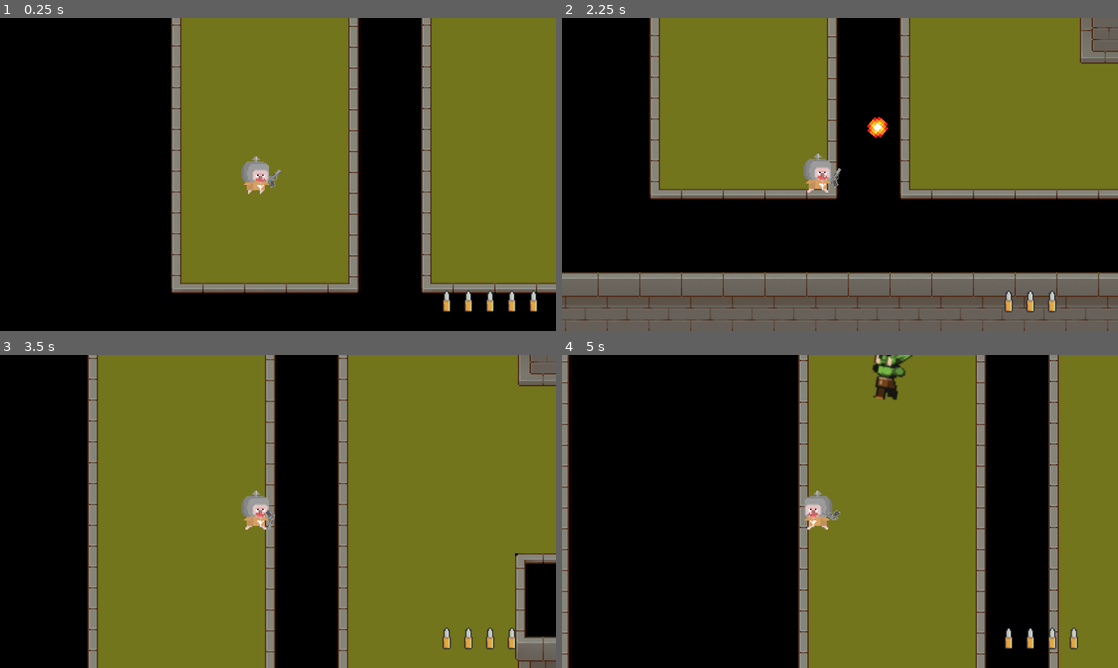
Above: before the commit, frames 1-4 (two rows, left to right).
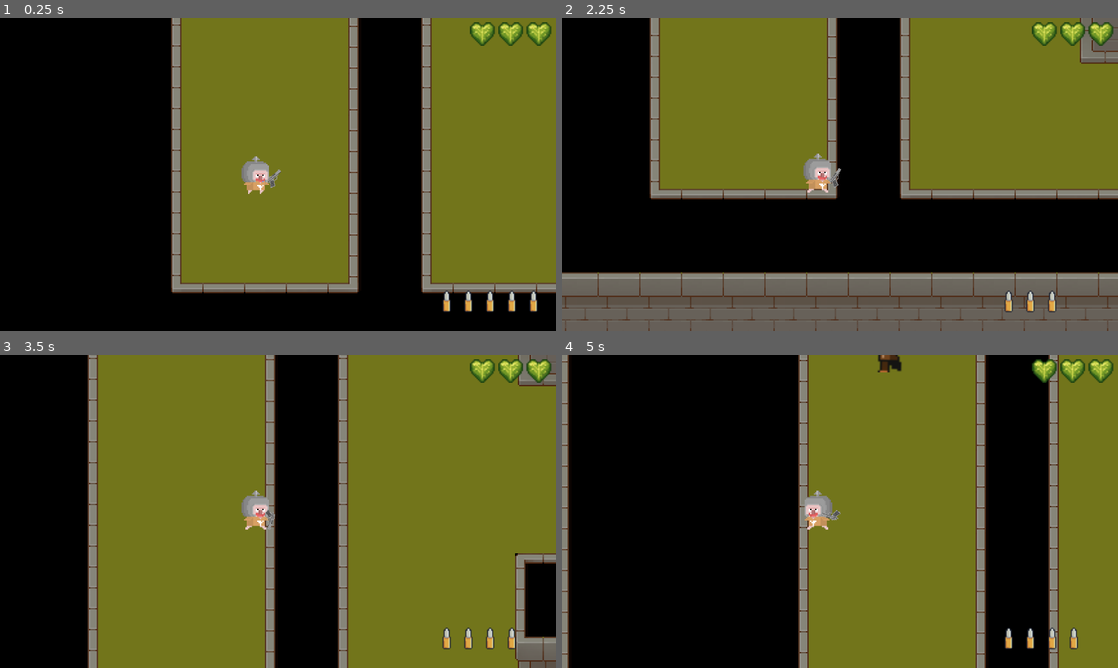
Above: after the commit, the same moments.

Repository: NataDkoko/PROJECT-KALKULUS
Game: Godot game, scene res://main.tscn
Same seed, same stepped clock (60 frames per second), same inputs: the game is played once before the commit and once after it.
Inputs (mouse positions are in pixels of both pictures, inside the frame that each line leads up to):
- Up to frame 1 (0.25 s): no input
- Up to frame 2 (2.25 s): move the mouse to (962, 158) at 0.52 s; hold Right (move_right) 0.53-1.28 s; click (962, 158) at 0.67 s; move the mouse to (728, 190) at 1.27 s; hold Down (move_down) 1.28-2.03 s; click (728, 190) at 1.42 s; tap Enter at 2 s; move the mouse to (895, 105) at 2.02 s; hold Right (move_right) from 2.03 s (still down); click (895, 105) at 2.17 s
- Up to frame 3 (3.5 s): move the mouse to (250, 574) at 2.77 s; release Right (move_right) at 2.78 s; hold Up (move_up) from 2.78 s (still down); click (250, 574) at 2.92 s
- Up to frame 4 (5 s): move the mouse to (1006, 558) at 3.52 s; release Up (move_up) at 3.53 s; hold Left (move_left) from 3.53 s (still down); click (1006, 558) at 3.67 s; move the mouse to (673, 464) at 4.27 s; click (673, 464) at 4.42 s

The runs differ from the first frame. In frame 1, 0.7% of the frame differs, in the area x 84-100%, y 1-9%; in frame 2, 0.9%; in frame 3, 0.7%; in frame 4, 1.4%, in the area x 55-100%, y 0-15%.

Commit message:
menambahkan ui darah, dan mekanik damage

Diff:
--- /dev/null
+++ b/hati_ui.gd
@@ -0,0 +1,20 @@
+extends Control
+
+var is_empty: bool = false
+@onready var sprite = $AnimatedSprite2D
+
+func _ready():
+	sprite.stop()
+	sprite.frame = 0
+	# Hubungkan signal agar kita tahu kapan animasi selesai
+	sprite.animation_finished.connect(_on_animation_finished)
+
+func mainkan_animasi_kena_hit():
+	if is_empty: return
+	is_empty = true
+	sprite.play("hit_anim")
+
+func _on_animation_finished():
+	# Jika animasi 'hit_anim' selesai, sembunyikan seluruh node hati ini
+	if sprite.animation == "hit_anim":
+		visible = false
--- /dev/null
+++ b/hati_ui.tscn
@@ -0,0 +1,48 @@
+[gd_scene format=3 uid="uid://dsk3gnkohnmx"]
+
+[ext_resource type="Texture2D" uid="uid://x0e1vv3m1tsx" path="res://asset/healt/Leaf Heart.png" id="1_djdnr"]
+[ext_resource type="Script" uid="uid://cee63me6ac7rg" path="res://hati_ui.gd" id="1_rk2y7"]
+
+[sub_resource type="AtlasTexture" id="AtlasTexture_djdnr"]
+atlas = ExtResource("1_djdnr")
+region = Rect2(0, 0, 20, 18)
+
+[sub_resource type="AtlasTexture" id="AtlasTexture_rk2y7"]
+atlas = ExtResource("1_djdnr")
+region = Rect2(20, 0, 20, 18)
+
+[sub_resource type="AtlasTexture" id="AtlasTexture_xls0f"]
+atlas = ExtResource("1_djdnr")
+region = Rect2(40, 0, 20, 18)
+
+[sub_resource type="SpriteFrames" id="SpriteFrames_rk2y7"]
+resource_name = "hit_anim"
+animations = [{
+"frames": [{
+"duration": 1.0,
+"texture": SubResource("AtlasTexture_djdnr")
+}, {
+"duration": 1.0,
+"texture": SubResource("AtlasTexture_rk2y7")
+}, {
+"duration": 1.0,
+"texture": SubResource("AtlasTexture_xls0f")
+}],
+"loop": false,
+"name": &"hit_anim",
+"speed": 5.0
+}]
+
+[node name="HatiUI" type="Control" unique_id=1776569186]
+custom_minimum_size = Vector2(40, 40)
+layout_mode = 3
+anchors_preset = 0
+offset_right = 40.0
+offset_bottom = 40.0
+script = ExtResource("1_rk2y7")
+
+[node name="AnimatedSprite2D" type="AnimatedSprite2D" parent="." unique_id=630601852]
+scale = Vector2(3, 3)
+sprite_frames = SubResource("SpriteFrames_rk2y7")
+animation = &"hit_anim"
+frame_progress = 0.62939185
--- a/main.tscn
+++ b/main.tscn
@@ -5,6 +5,7 @@
 [ext_resource type="PackedScene" uid="uid://dc5n0rbnx5as5" path="res://player.tscn" id="2_0xm2m"]
 [ext_resource type="AudioStream" uid="uid://ky8p6pnhu4vn" path="res://asset/music/Jeremy Blake - Powerup!.mp3" id="4_1bvp3"]
 [ext_resource type="Texture2D" uid="uid://bqexjkf4gybsl" path="res://asset/peluru/Snipe1.png" id="5_lquwl"]
+[ext_resource type="PackedScene" uid="uid://dsk3gnkohnmx" path="res://hati_ui.tscn" id="6_7mycd"]
 
 [sub_resource type="NavigationPolygon" id="NavigationPolygon_h2yge"]
 vertices = PackedVector2Array(209.35156, 643.46875, 214.59375, 501.04688, 273.53906, 507.17188, 287.71094, 583.09375, 4 …(1972 unchanged characters)…
@@ -117,3 +118,23 @@
 layout_mode = 2
 texture = ExtResource("5_lquwl")
 stretch_mode = 4
+
+[node name="WadahHati" type="HBoxContainer" parent="UI" unique_id=1717890321]
+anchors_preset = 1
+anchor_left = 1.0
+anchor_right = 1.0
+offset_left = -168.0
+offset_top = 37.0
+offset_right = 2.0
+offset_bottom = 77.0
+grow_horizontal = 0
+theme_override_constants/separation = 25
+
+[node name="HatiUI" parent="UI/WadahHati" unique_id=1776569186 instance=ExtResource("6_7mycd")]
+layout_mode = 2
+
+[node name="HatiUI2" parent="UI/WadahHati" unique_id=544234728 instance=ExtResource("6_7mycd")]
+layout_mode = 2
+
+[node name="HatiUI3" parent="UI/WadahHati" unique_id=346168860 instance=ExtResource("6_7mycd")]
+layout_mode = 2
--- a/musuh.gd
+++ b/musuh.gd
@@ -10,6 +10,8 @@
 var agent: NavigationAgent2D
 var can_see_player: bool = false
 var is_dead: bool = false # Status apakah musuh masih hidup
+var damage_ke_player: int = 1
+var waktu_tunggu_serang: float = 0.0
 
 @onready var sprite: AnimatedSprite2D = $AnimatedSprite2D
 
@@ -49,6 +51,17 @@
 
 		move_and_slide()
 		update_animation()
+	if waktu_tunggu_serang > 0:
+		waktu_tunggu_serang -= delta # Kurangi waktu tunggu tiap detik
+	else:
+		# Pastikan node Hitbox ada agar tidak error
+		if has_node("Hitbox"):
+			var target_di_hitbox = $Hitbox.get_overlapping_bodies()
+			for target in target_di_hitbox:
+				if target.is_in_group("player"):
+					if target.has_method("terima_damage"):
+						target.terima_damage(damage_ke_player)
+						waktu_tunggu_serang = 1.0 # Gigit lagi setelah 1 detik
 
 func check_visibility():
 	var dist = global_position.distance_to(player.global_position)
@@ -111,3 +124,11 @@
 		sprite.flip_h = velocity.x < 0
 
 	sprite.speed_scale = clamp(speed_now / speed, 0.5, 1.5)
+
+
+func _on_hitbox_body_entered(body: Node2D) -> void:
+	pass # Replace with function body.
+
+
+func _on_hitbox_body_exited(body: Node2D) -> void:
+	pass # Replace with function body.
--- a/musuh.tscn
+++ b/musuh.tscn
@@ -5,8 +5,9 @@
 [ext_resource type="Texture2D" uid="uid://djqja534cel8x" path="res://asset/character/MUSUH/Death-Sheet.png" id="3_dihok"]
 [ext_resource type="Texture2D" uid="uid://b0r80xvjj1kmj" path="res://asset/character/MUSUH/Run-Sheet.png" id="3_vupbr"]
 
-[sub_resource type="RectangleShape2D" id="RectangleShape2D_mgojx"]
-size = Vector2(104.61394, 128.2645)
+[sub_resource type="CapsuleShape2D" id="CapsuleShape2D_1vf1i"]
+radius = 62.31198
+height = 124.62396
 
 [sub_resource type="AtlasTexture" id="AtlasTexture_vupbr"]
 atlas = ExtResource("2_mgojx")
@@ -110,7 +111,7 @@
 "duration": 1.0,
 "texture": SubResource("AtlasTexture_f1ass")
 }],
-"loop": true,
+"loop": false,
 "name": &"mati",
 "speed": 5.0
 }, {
@@ -138,6 +139,10 @@
 "speed": 10.0
 }]
 
+[sub_resource type="CapsuleShape2D" id="CapsuleShape2D_dihok"]
+radius = 42.930405
+height = 93.37922
+
 [node name="musuh" type="CharacterBody2D" unique_id=719829037]
 rotation = 0.17831278
 script = ExtResource("1_5xx5t")
@@ -147,15 +152,27 @@
 metadata/_edit_group_ = true
 
 [node name="CollisionShape2D" type="CollisionShape2D" parent="." unique_id=42407270]
-position = Vector2(3.0890484, 26.516195)
+position = Vector2(1.241585, 6.8890095)
 rotation = 2.9792771
 scale = Vector2(0.5000001, 0.5000001)
-shape = SubResource("RectangleShape2D_mgojx")
+shape = SubResource("CapsuleShape2D_1vf1i")
 
 [node name="NavigationAgent2D" type="NavigationAgent2D" parent="." unique_id=1516102335]
 
 [node name="AnimatedSprite2D" type="AnimatedSprite2D" parent="." unique_id=1409165159]
-position = Vector2(2.9696593, -11.712439)
+position = Vector2(-10.562092, -52.96643)
+rotation = -0.15184365
 scale = Vector2(2.965308, 2.7589922)
 sprite_frames = SubResource("SpriteFrames_5ark8")
 animation = &"mati"
+
+[node name="Hitbox" type="Area2D" parent="." unique_id=1134590104]
+collision_layer = 2
+collision_mask = 2
+
+[node name="CollisionShape2D" type="CollisionShape2D" parent="Hitbox" unique_id=1839072368]
+position = Vector2(-0.27466702, 4.113947)
+shape = SubResource("CapsuleShape2D_dihok")
+
+[connection signal="body_entered" from="Hitbox" to="." method="_on_hitbox_body_entered"]
+[connection signal="body_exited" from="Hitbox" to="." method="_on_hitbox_body_exited"]
--- a/peluru_api.gd
+++ b/peluru_api.gd
@@ -3,7 +3,7 @@
 # Kecepatan lari peluru
 @export var speed: float = 800.0
 # Tambahan: Besar damage yang diberikan peluru
-@export var damage: int = 20
+@export var damage: int = 50
 
 func _process(delta):
 	# Mengambil arah depan peluru
@@ -20,10 +20,9 @@
 # BARU: Fungsi ketika peluru menabrak sesuatu (musuh)
 # ---------------------------------------------------------
 func _on_body_entered(body):
-	# Mengecek apakah objek yang ditabrak memiliki fungsi 'terima_damage'
-	if body.has_method("terima_damage"):
-		# Memanggil fungsi di script musuh dan mengirimkan nilai damage
-		body.terima_damage(damage)
-
-		# Hapus peluru setelah berhasil mengenai musuh
-		queue_free()
+	## Cek apakah yang ditabrak punya fungsi 'take_damage' (seperti musuh)
+	if body.has_method("take_damage"):
+		body.take_damage(damage)
+		queue_free() # Hapus peluru setelah kena musuh
+	elif not body.is_in_group("player"):
+		queue_free() # Hapus peluru kalau kena tembok (asal bukan player)
--- a/peluru_api.tscn
+++ b/peluru_api.tscn
@@ -61,3 +61,5 @@
 [node name="CollisionShape2D" type="CollisionShape2D" parent="." unique_id=601807487]
 position = Vector2(-1, 1)
 shape = SubResource("CircleShape2D_daid6")
+
+[connection signal="body_entered" from="." to="." method="_on_body_entered"]
--- a/player.gd
+++ b/player.gd
@@ -1,7 +1,13 @@
 extends CharacterBody2D
 
 @export var speed: float = 350.0
+@export var peluru_scene: PackedScene = preload("res://peluru_api.tscn")
+@onready var muncung_senjata = $MuncungSenjata
 @onready var anim = $AnimatedSprite2D
+@onready var wadah_hati = get_tree().current_scene.find_child("WadahHati", true, false)
+
+var max_darah: int = 3
+var darah_sekarang: int = 3
 
 func _physics_process(_delta):
 	var direction = Vector2.ZERO
@@ -20,6 +26,44 @@
 		anim.flip_h = direction.x < 0
 
 
-
 	velocity = direction * speed
 	move_and_slide()
+
+func terima_damage(amount: int):
+	# Simpan darah sebelumnya untuk tahu hati indeks mana yang harus dianimasi
+	var previous_darah = darah_sekarang
+	darah_sekarang -= amount
+	print("Darah Player: ", darah_sekarang)
+
+	# --- LOGIKA ANIMASI HATI BARU ---
+	# Hitung indeks hati yang baru saja hilang
+	# Contoh: darah 3 jadi 2 -> Previous_darah (3) - 1 = Indeks 2 (Hati ke-3)
+	var heart_index_to_animate = previous_darah - 1
+	animasi_hati_hilang(heart_index_to_animate)
+
+	if darah_sekarang <= 0:
+		mati()
+func animasi_hati_hilang(index: int):
+	if wadah_hati:
+		var daftar_hati = wadah_hati.get_children()
+
+		# Cek apakah indeks-nya valid dan node-nya ada
+		if index >= 0 and index < daftar_hati.size():
+			var hati_node = daftar_hati[index]
+			# Panggil fungsi animasi di script res://hati_ui.gd tadi
+			if hati_node.has_method("mainkan_animasi_kena_hit"):
+				hati_node.mainkan_animasi_kena_hit()
+
+func mati():
+	print("Player Mati!")
+	get_tree().reload_current_scene() # Game mulai ulang kalau mati
+
+
+func tembak():
+	var peluru = peluru_scene.instantiate()
+	# Taruh peluru di posisi muncung senjata
+	peluru.global_position = muncung_senjata.global_position
+	# Samakan rotasi peluru dengan rotasi player agar arahnya benar
+	peluru.global_rotation = global_rotation
+	# Masukkan peluru ke dalam scene utama agar tidak ikut gerak saat player gerak
+	get_tree().current_scene.add_child(peluru)
--- a/player.tscn
+++ b/player.tscn
@@ -63,9 +63,12 @@
 [sub_resource type="RectangleShape2D" id="RectangleShape2D_hqtel"]
 size = Vector2(14, 16)
 
-[node name="Player" type="CharacterBody2D" unique_id=1518018701]
+[node name="Player" type="CharacterBody2D" unique_id=1518018701 groups=["player"]]
 position = Vector2(321, 191)
+collision_layer = 2
 script = ExtResource("1_onrkg")
+speed = null
+peluru_scene = null
 
 [node name="AnimatedSprite2D" type="AnimatedSprite2D" parent="." unique_id=1371622642]
 texture_filter = 1
@@ -83,3 +86,5 @@
 [node name="Camera2D" type="Camera2D" parent="." unique_id=965598969]
 position = Vector2(17, 0)
 zoom = Vector2(3, 3)
+
+[node name="MuncungSenjata" type="Marker2D" parent="." unique_id=847041263]
Binary file added: asset/healt/Chocolate Bar Heart.png
Not shown, added: asset/healt/Chocolate Bar Heart.png.import
Binary file added: asset/healt/Leaf Heart.png
Not shown, added: asset/healt/Leaf Heart.png.import
Binary file added: asset/healt/Royal Heart.png
Not shown, added: asset/healt/Royal Heart.png.import
Not shown, added: hati_ui.gd.uid
